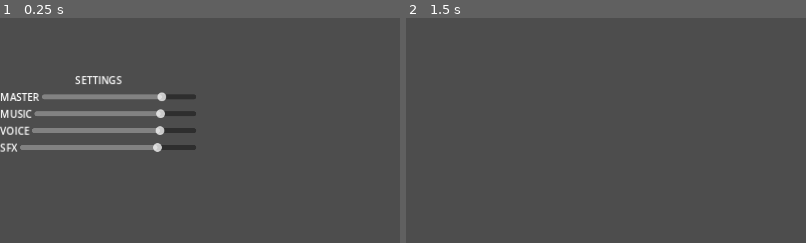
Above: before the commit, frames 1-2 (left to right).
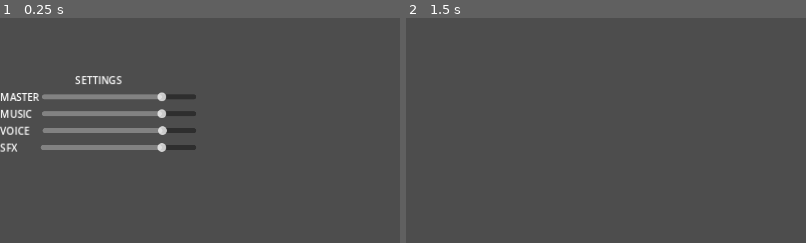
Above: after the commit, the same moments.

Repository: nicokumike/Touhou-Jam
Game: Godot game, scene res://Game/UI/Settings_Menu/settings.tscn
Two runs of this game, one before a commit and one after it. Both use one fixed random seed, a clock stepped at 60 frames per second and the inputs below. This scene is started directly instead of the project's main scene.
Inputs:
- Up to frame 1 (0.25 s): no input
- Up to frame 2 (1.5 s): tap Enter at 0.5 s; click "Back to main" at 1.25 s
The pictures show only the part of the screen within x 0-50%, y 27-77%; the shares and areas given below are measured in that part.

The runs differ from the first frame. In frame 1, 0.4% of the frame differs, in the area x 5-42%, y 40-60%; in frame 2, nothing differs.

Commit message:
settings menu fuckery

Diff:
--- a/Game/UI/Settings_Menu/settings.tscn
+++ b/Game/UI/Settings_Menu/settings.tscn
@@ -62,8 +62,7 @@
 
 [node name="MusicLabel" type="Label" parent="SettingsContainer/VBoxContainer/AudioSliderContainerVbox/HBoxContainer2"]
 layout_mode = 2
-text = "MUSIC
-"
+text = "MUSIC   "
 
 [node name="MusicSlider" type="HSlider" parent="SettingsContainer/VBoxContainer/AudioSliderContainerVbox/HBoxContainer2"]
 layout_mode = 2
@@ -77,7 +76,7 @@
 
 [node name="VoiceLabel" type="Label" parent="SettingsContainer/VBoxContainer/AudioSliderContainerVbox/HBoxContainer3"]
 layout_mode = 2
-text = "VOICE"
+text = "VOICE    "
 
 [node name="VoiceSlider" type="HSlider" parent="SettingsContainer/VBoxContainer/AudioSliderContainerVbox/HBoxContainer3"]
 layout_mode = 2
@@ -91,8 +90,7 @@
 
 [node name="SFXLabel" type="Label" parent="SettingsContainer/VBoxContainer/AudioSliderContainerVbox/HBoxContainer4"]
 layout_mode = 2
-text = "SFX
-"
+text = "SFX        "
 
 [node name="SFXSlider" type="HSlider" parent="SettingsContainer/VBoxContainer/AudioSliderContainerVbox/HBoxContainer4"]
 layout_mode = 2
